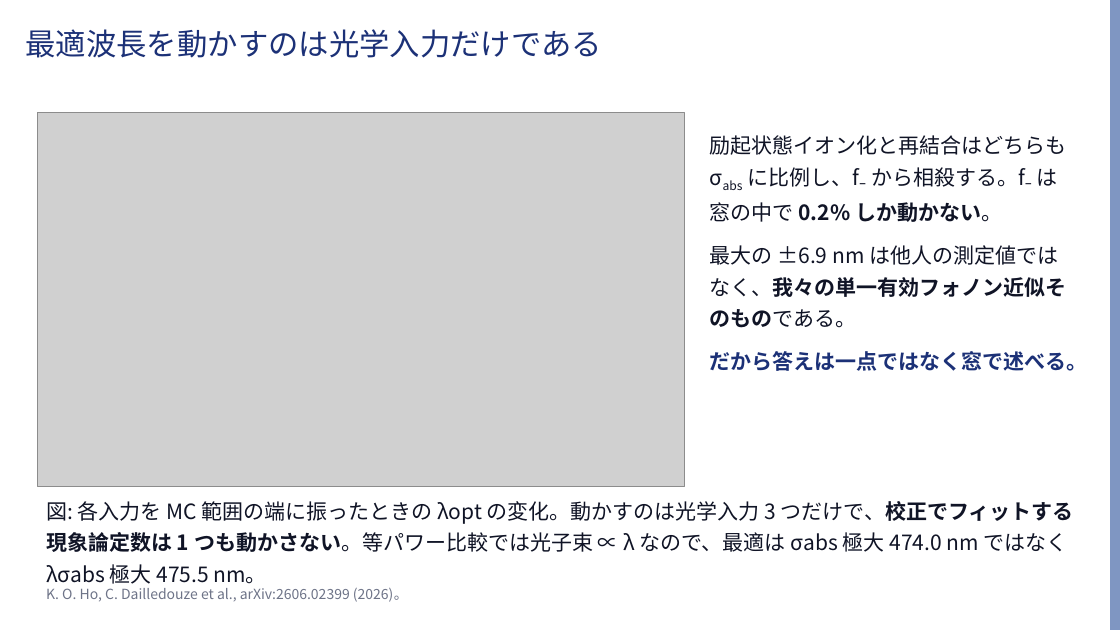
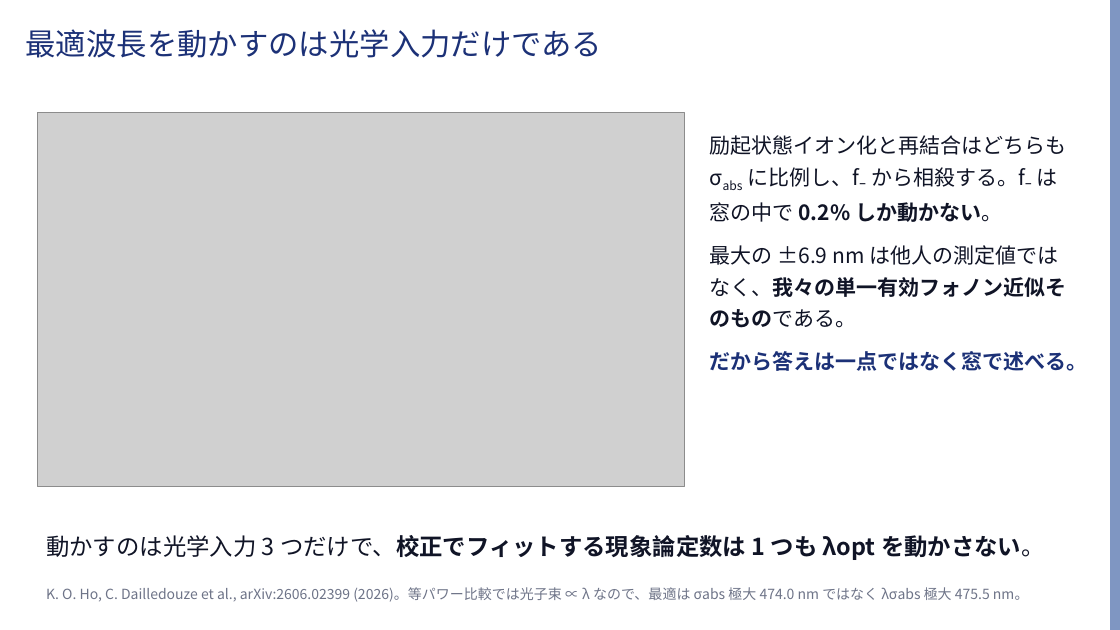
Before and after one commit to Risei412/ultra-high-pressure-ODMR, a slide deck: slide 5 of slides/odmr_473nm_talk.pptx. Drawn at 1120x630 pixels with LibreOffice and Linux fonts; fonts in the diff are those of the drawing; grey boxes stand for pictures; background and template pictures are left out. Boxes give left, top, right and bottom in pixels: in the first picture for what was removed or moved away, otherwise in the second. Text is boxed around its words. In the diff, an @@ line names an element or a change of style, - is before the commit and + after.

```diff
--- a/slides/odmr_473nm_talk.pptx
+++ b/slides/odmr_473nm_talk.pptx
@@ text at bbox=[46, 535, 1045, 560]: text changed; size 18 to 20 pt; bold on @@
-図: 各入力を MC 範囲の端に振ったときの λopt の変化。動かすのは光学入力 3 つだけで、校正でフィットする現象論定数は 1 つも動かさない。等パワー比較では光子束 ∝ λ なので、最適は σabs 極大 474.0 nm ではなく λσabs 極大 475.5 nm。
+動かすのは光学入力 3 つだけで、校正でフィットする現象論定数は 1 つも λopt を動かさない。
@@ text at bbox=[46, 587, 1029, 602]: text changed @@
-K. O. Ho, C. Dailledouze et al., arXiv:2606.02399 (2026)。
+K. O. Ho, C. Dailledouze et al., arXiv:2606.02399 (2026)。等パワー比較では光子束 ∝ λ なので、最適は σabs 極大 474.0 nm ではなく λσabs 極大 475.5 nm。
```
Also in this commit, not shown: 4 other slides changed, 2 other files.
